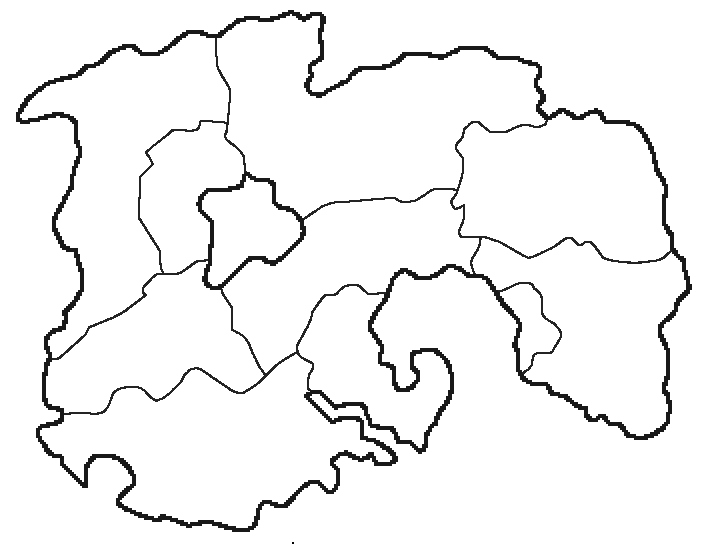
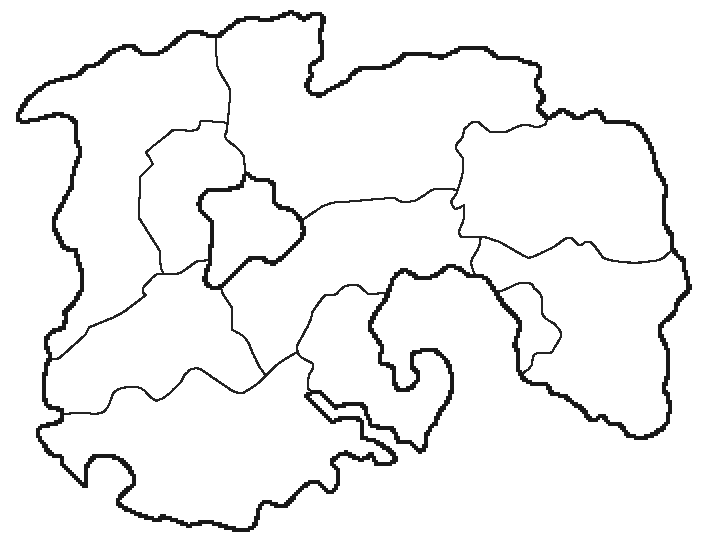
Comparing the layer stacks of the two 715x554 images. Changes:
showed group "REINOS" (1st of 2) (10 layers) over [left=292, top=312, right=588, bottom=544]
painted on "REINO" (3rd of 9, in "REINOS") over [left=292, top=312, right=588, bottom=544]
added layer "REINO" (8th of 9, in "REINOS") in group "REINOS" over [left=514, top=312, right=588, bottom=414]
added layer "REINO" (9th of 9, in "REINOS") in group "REINOS" over [left=514, top=312, right=522, bottom=322]
hid "OUTLINE" over [left=292, top=312, right=588, bottom=544]
hid "FRONTERAS (juntas)" over [left=514, top=312, right=588, bottom=414]
hid "RELLENO BLANCO" over [left=514, top=312, right=588, bottom=414]
